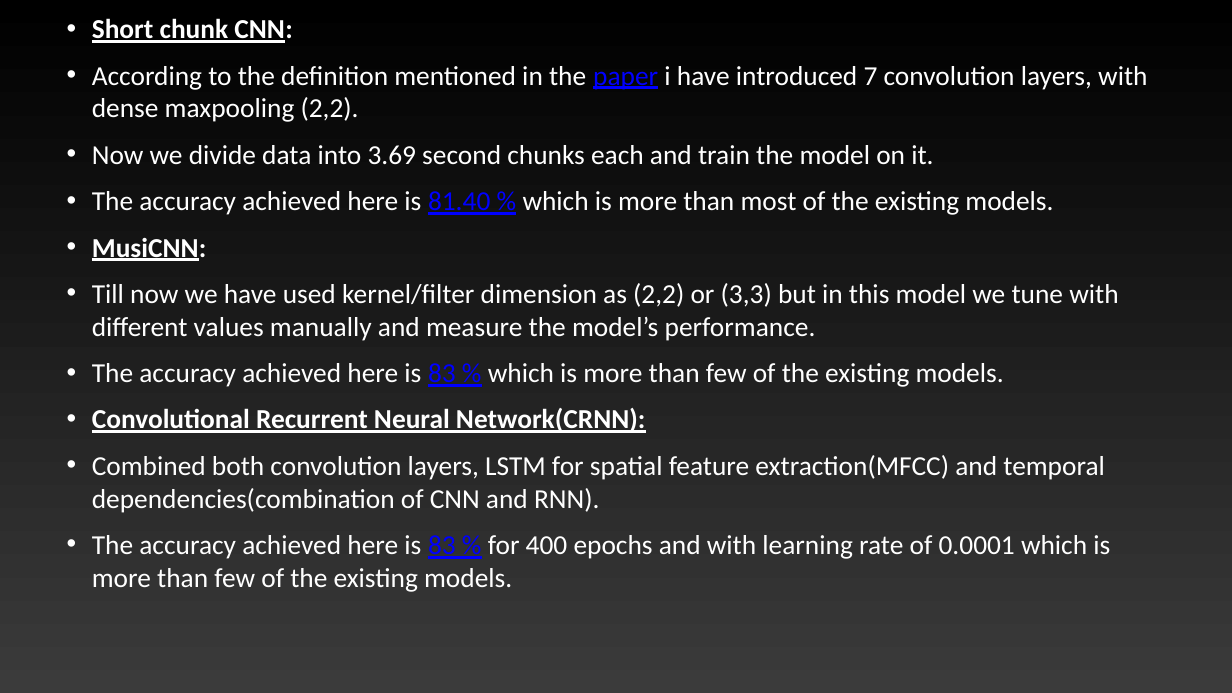
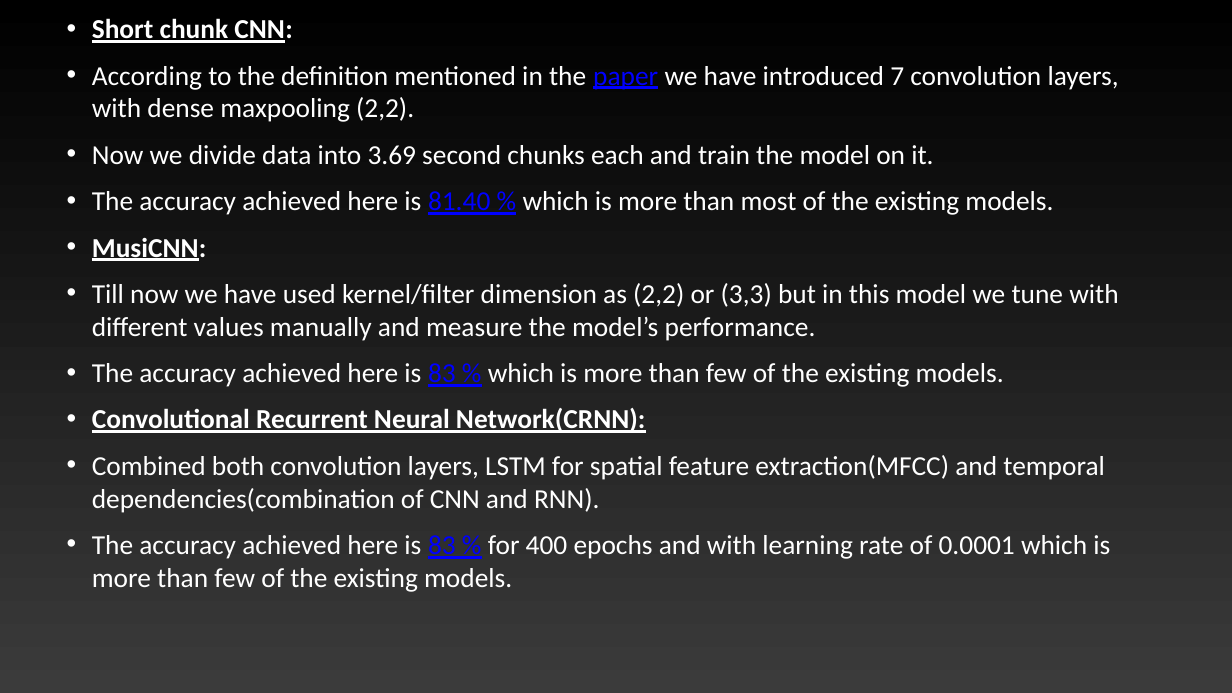
Before and after one commit to manichandra3/Music-Genre-Prediction-NLP_CS683-Group-Project-, a slide deck: slide 6 of Presentation.pptx (slide 4 before the commit). Drawn at 1232x693 pixels with LibreOffice and Linux fonts; fonts in the diff are those of the drawing. Boxes give left, top, right and bottom in pixels: in the first picture for what was removed or moved away, otherwise in the second. Text is boxed around its words. In the diff, an @@ line names an element or a change of style, - is before the commit and + after.

```diff
--- a/Presentation.pptx
+++ b/Presentation.pptx
@@ text at (92,66,1119,122): text changed @@
-• According to the definition mentioned in the paper i have introduced 7 convolution layers, with dense maxpooling (2,2).
+• According to the definition mentioned in the paper we have introduced 7 convolution layers, with dense maxpooling (2,2).
```
Also in this commit, not shown: 3 other slides changed, 2 slides added, 4 slides removed.
